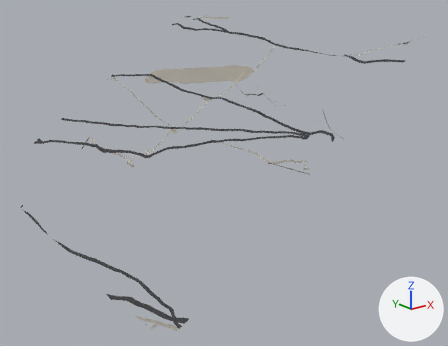
The glTF model gibraltar/data/build/tiles/T_E0_N0/roads.glb, before and after one commit.
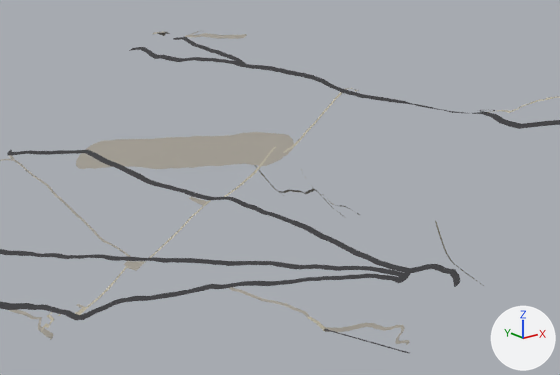
Each version appears first whole from a camera (50 mm lens) standing at (-333.0, -524.0, 448.0) and looking at (257.0, 214.0, 153.0), and next in a close-up on the part from 24% to 86% of the width and 0% to 54% of the height. The axes (+X, +Y, +Z) are drawn at lower right. The lights are the same throughout. The last two pictures show the newer version. Vertices at exactly the same position are counted once.

In view in the first close-up: 'T_E0_N0_roads'.
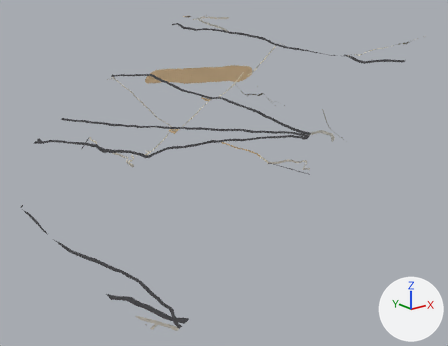
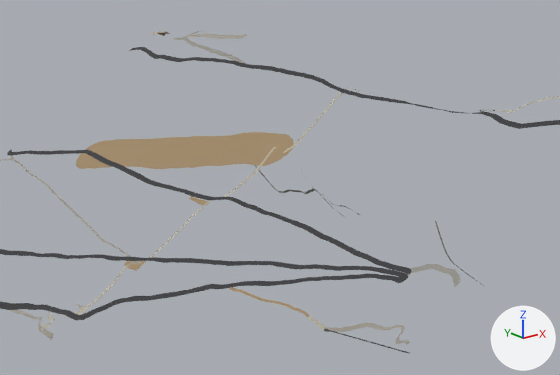
What differs and where, as boxes [x1, y1, x2, y2] in the close-ups (560 x 375 px):
part 1 of me_t_e0_n0_roads, reshaped
    both: [28, 34, 414, 281]
part 2 of me_t_e0_n0_roads, recoloured
    both: [76, 37, 460, 318]

What the commit changed:
me_t_e0_n0_roads is used by ob_t_e0_n0_roads; location (0.0, 0.0, 0.0).
me_t_e0_n0_roads had 5959 vertices, 6872 faces and spanned x 0.0..500.0, y -8.0..500.0, z 54.0..383.0.
me_t_e0_n0_roads now has 6059 vertices, 7052 faces and spans x 0.0..500.0, y -8.0..500.0, z 54.0..383.0.
Part 1, on me_t_e0_n0_roads:
145 faces are deleted.
2 vertices move within x 184.0, y 233.0, z 232.0.
100 vertices are added at x 25.0..378.0, y 11.0..495.0, z 64.0..379.0.
211 new faces join them, mat_m_road.
114 new faces join them, mat_m_path.
me_t_e0_n0_roads part 2: 1335 kept faces spanning x 174.0..409.0, y 0.0..497.0, z 218.0..383.0 get new vertex colours; the middle colour goes from grey #9e998f to brown #9e8766.
